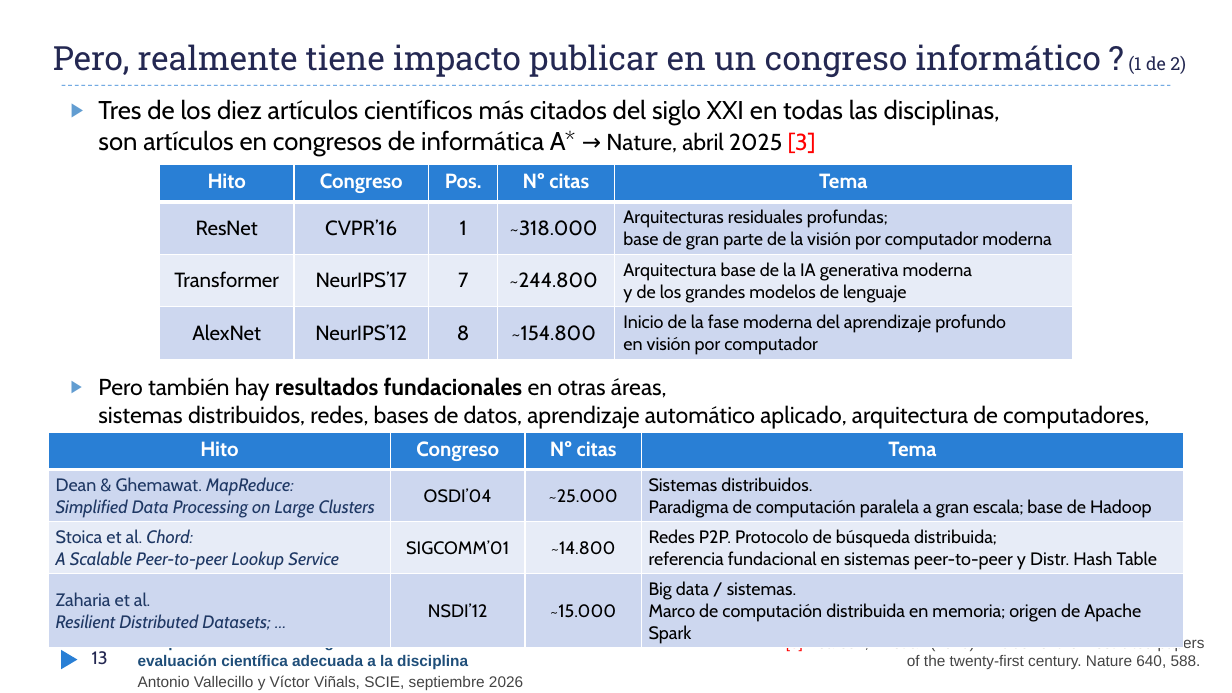
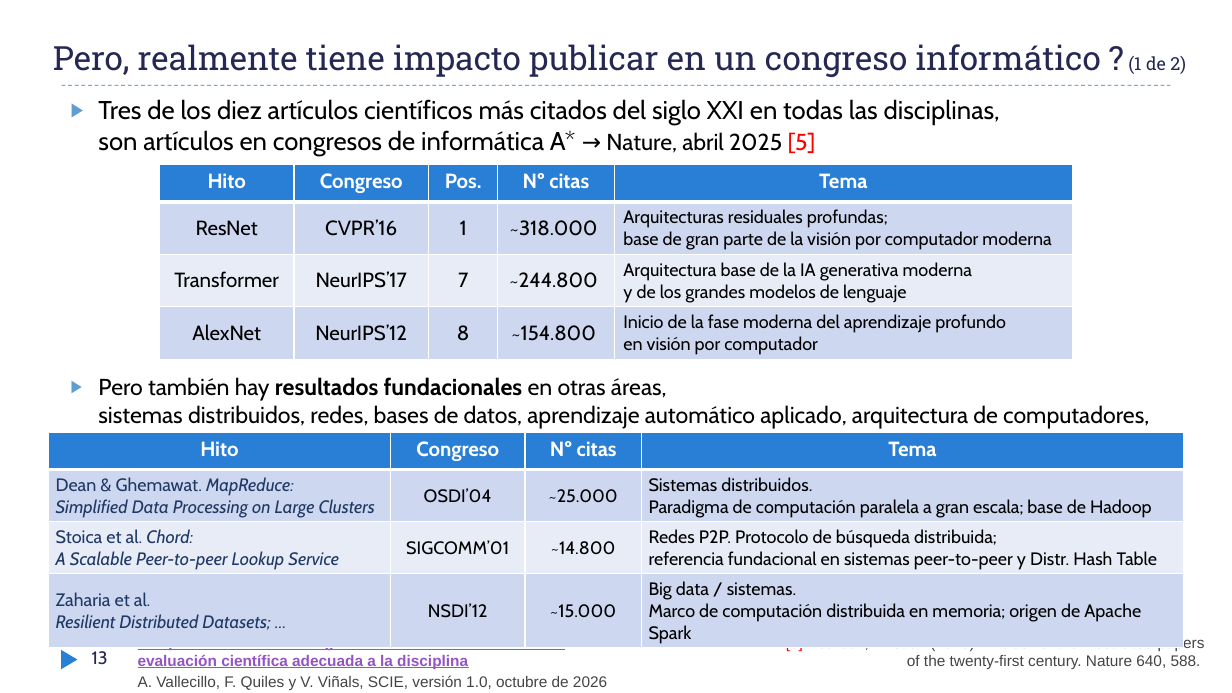
Before and after one commit to AVallecillo/InformeBibliometrico2026, a slide deck: slide 13 of docs/SCIE_JornadaSociedadesCOSCE_24-sept-2026_v05.pptx. Drawn at 1232x693 pixels with LibreOffice and Linux fonts; fonts in the diff are those of the drawing. Boxes give left, top, right and bottom in pixels: in the first picture for what was removed or moved away, otherwise in the second. Text is boxed around its words. In the diff, an @@ line names an element or a change of style, - is before the commit and + after.

```diff
--- a/docs/SCIE_JornadaSociedadesCOSCE_24-sept-2026_v05.pptx
+++ b/docs/SCIE_JornadaSociedadesCOSCE_24-sept-2026_v05.pptx
@@ text at (98, 99, 1000, 156): text changed @@
-▶ Tres de los diez artículos científicos más citados del siglo XXI en todas las disciplinas,
-  son artículos en congresos de informática A* → Nature, abril 2025 [3]
+▶ Tres de los diez artículos científicos más citados del siglo XXI en todas las disciplinas,
+  son artículos en congresos de informática A* → Nature, abril 2025 [5]
@@ text at (138, 635, 564, 669): text colour #1F4E79 to #9454C3, underline on in "Las publicaciones en congresos de informática: hacia ..." @@
@@ text at (138, 675, 607, 690): text changed @@
-Antonio Vallecillo y Víctor Viñals, SCIE, septiembre 2026
+A. Vallecillo, F. Quiles y V. Viñals, SCIE, versión 1.0, octubre de 2026
```
Also in this commit, not shown: 16 other slides changed, 2 slides added, 1 slide removed, 3 other files.
